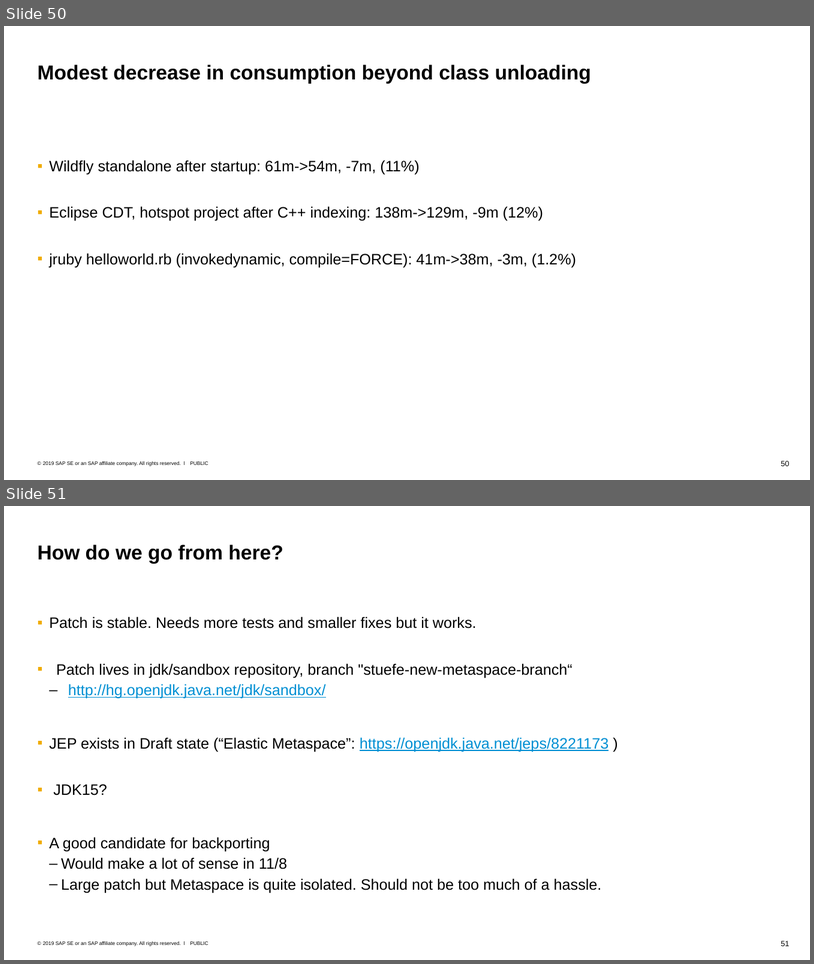
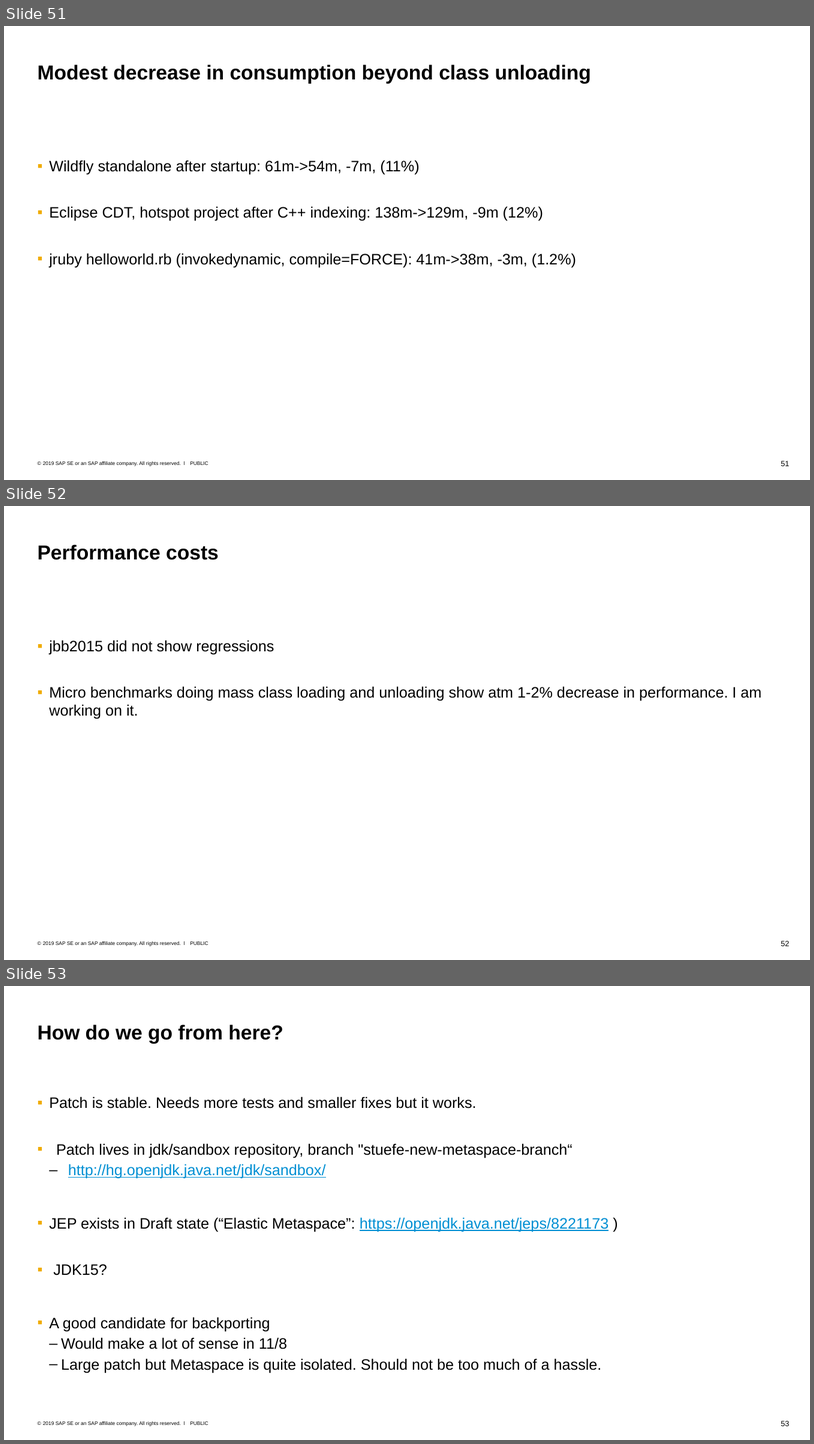
Before and after one commit to tstuefe/JEP387, a slide deck: pres/elastic-metaspace.odp. Shown one above the other, each under a label of ours: slides 50 and 51 before the commit, slides 51, 52 and 53 after it. The pictures are 814x964 and 814x1444 pixels, drawn with LibreOffice and Linux fonts; fonts in the diff are those of the drawing. Boxes give left, top, right and bottom in pixels: in the first picture for what was removed or moved away, otherwise in the second. Text is boxed around its words. In the diff, an @@ line names an element or a change of style, - is before the commit and + after.

```diff
--- a/pres/elastic-metaspace.odp
+++ b/pres/elastic-metaspace.odp
@@ slide 52 added at [4, 506, 810, 960], background #FFFFFF; not listed: 3 template elements that a slide beside it also shows @@
@@ title added at [38, 544, 219, 560], 24 pt, text #000000, bold @@
+Performance costs
@@ text added at [49, 640, 762, 719], 18 pt, text #000000 @@
+  ▪ jbb2015 did not show regressions
+  ▪ Micro benchmarks doing mass class loading and unloading show atm 1-2% decrease in performance. I am working on it.
@@ what was slide 50 is now slide 51 @@
@@ page number at [781, 460, 789, 466]: text changed @@
-50
+51
@@ what was slide 51 is now slide 53 @@
@@ page number at [781, 1420, 789, 1426]: text changed @@
-51
+53
```
Also in this commit, not shown: 1 slide changed, 1 other slide added, 1 other file.
